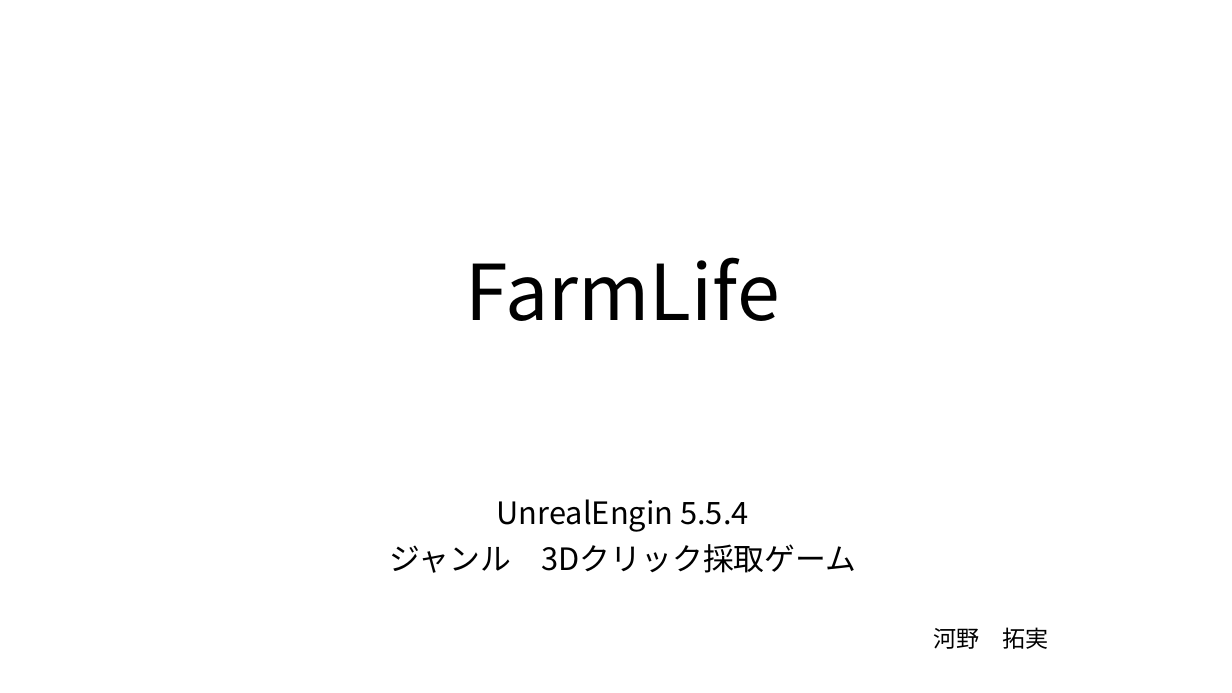
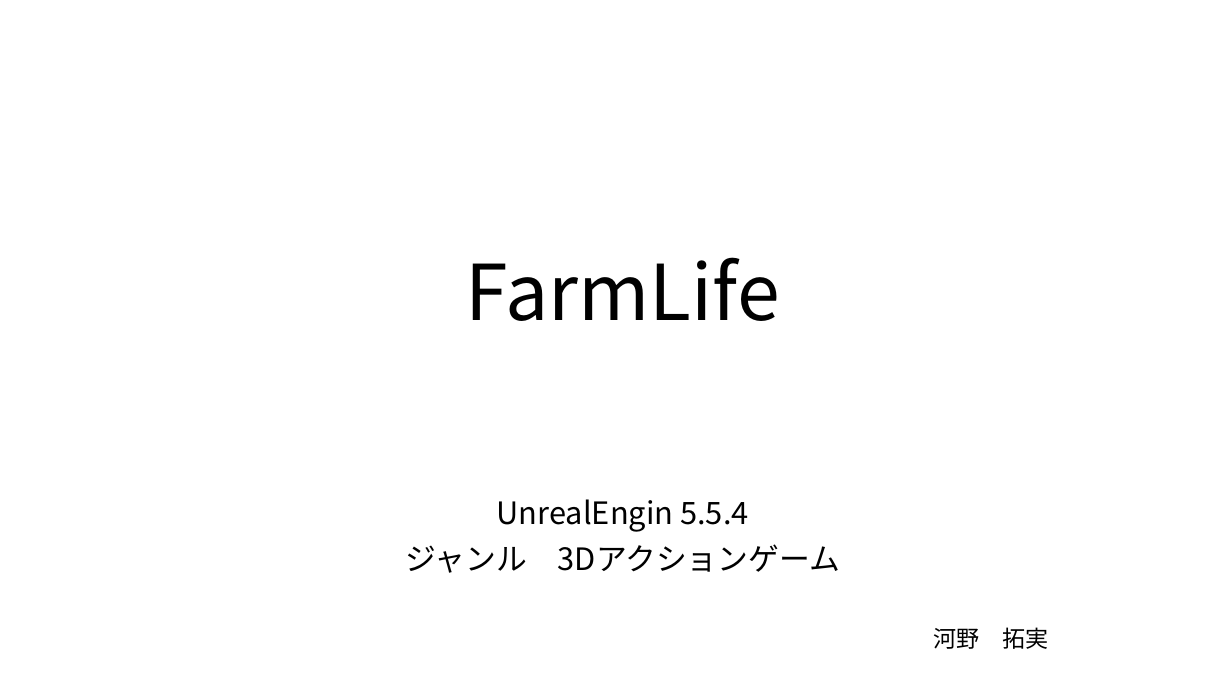
Before and after one commit to KawanoTakumi/FarmLife, a slide deck: slide 1 of FarmLife_企画.pptx. Drawn at 1232x693 pixels with LibreOffice and Linux fonts; fonts in the diff are those of the drawing. Boxes give left, top, right and bottom in pixels: in the first picture for what was removed or moved away, otherwise in the second. Text is boxed around its words. In the diff, an @@ line names an element or a change of style, - is before the commit and + after.

```diff
--- a/FarmLife_企画.pptx
+++ b/FarmLife_企画.pptx
@@ subtitle at (405, 544, 840, 573): text changed @@
-ジャンル 3Dクリック採取ゲーム
+ジャンル 3Dアクションゲーム
```
Also in this commit, not shown: 2 other slides changed, 10 other files.
